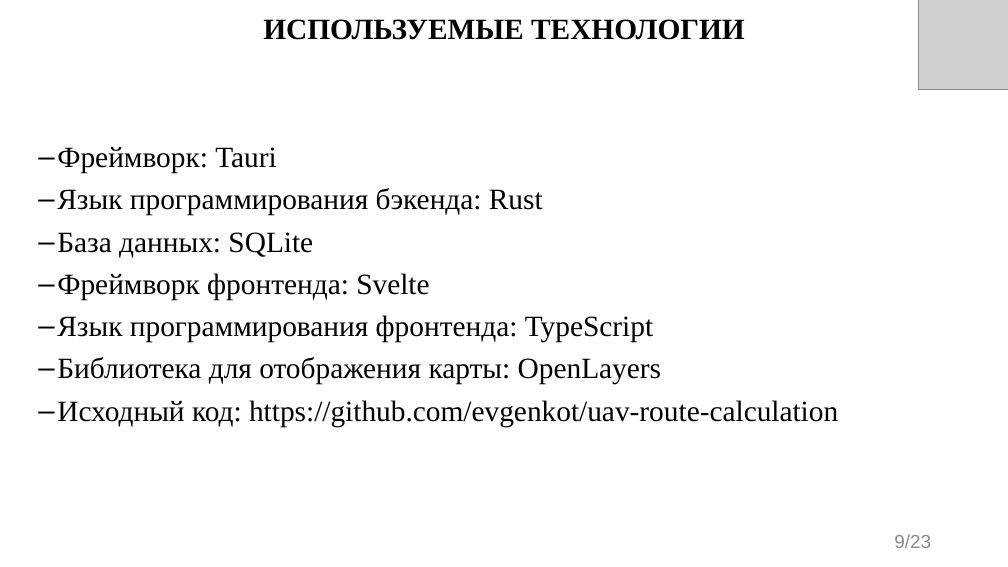
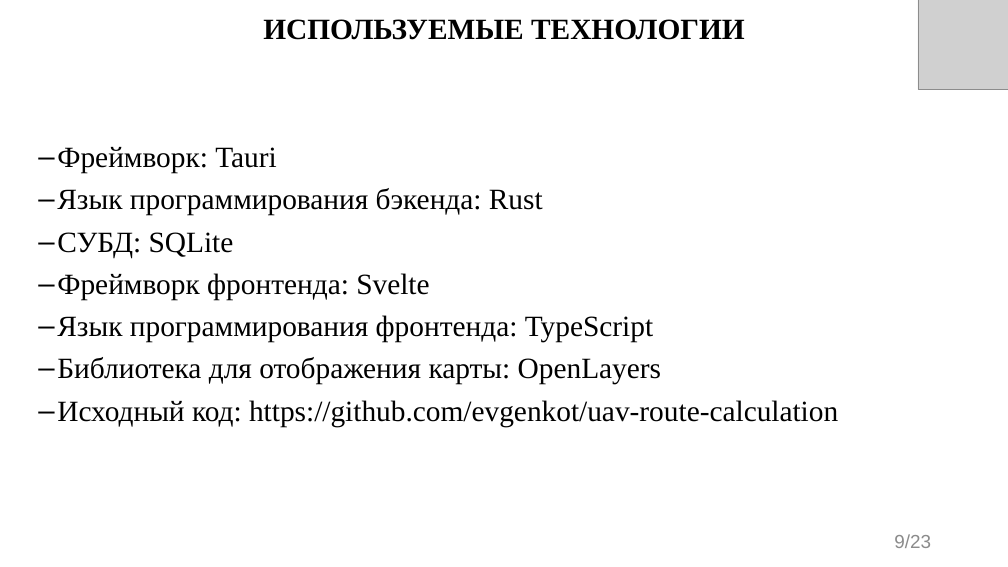
Before and after one commit to evgenkot/uav-route-calculation, a slide deck: slide 9 of doc/GQW/Raschupkin_EV_UAV_Route_Planning.pptx. Drawn at 1008x567 pixels with LibreOffice and Linux fonts; fonts in the diff are those of the drawing; grey boxes stand for pictures. Boxes give left, top, right and bottom in pixels: in the first picture for what was removed or moved away, otherwise in the second. Text is boxed around its words. In the diff, an @@ line names an element or a change of style, - is before the commit and + after.

```diff
--- a/doc/GQW/Raschupkin_EV_UAV_Route_Planning.pptx
+++ b/doc/GQW/Raschupkin_EV_UAV_Route_Planning.pptx
@@ text at bbox=[57, 232, 234, 258]: text changed @@
-– База данных: SQLite
+– СУБД: SQLite
```
Also in this commit, not shown: 5 other slides changed, 8 other files.
